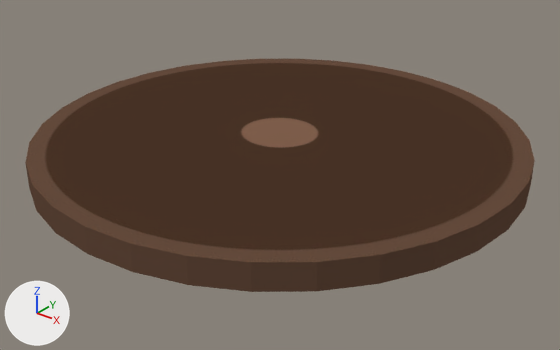
The Blender file construction/Items/shield.blend, before and after one commit.
One viewpoint serves both versions: a camera (50 mm lens) standing at (0.919, -1.149, 0.64) and looking at (0.018, -0.022, -0.059). Every picture has the same lights, and +X, +Y and +Z are marked at lower left.
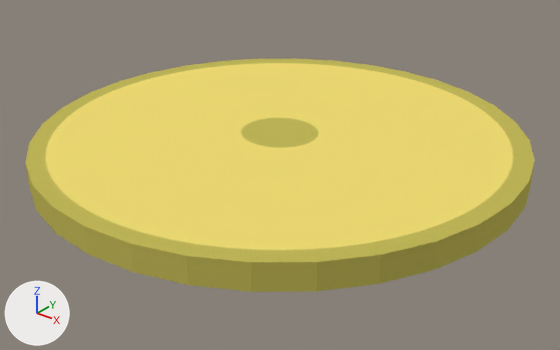
Pixel boxes [x1, y1, x2, y2] of what changed, in the pictures (560 x 350 px):
'Cylinder', surface changed (brown to yellow): [25, 58, 535, 292] in both

The edits, one by one:
Picture 'shield_01_gold.jpg' (img_shield_01_gold_jpg) is new.
Material 'Shield_01' (mat_shield_01) changes its picture from img_shield_01_base_jpg to img_shield_01_gold_jpg.
